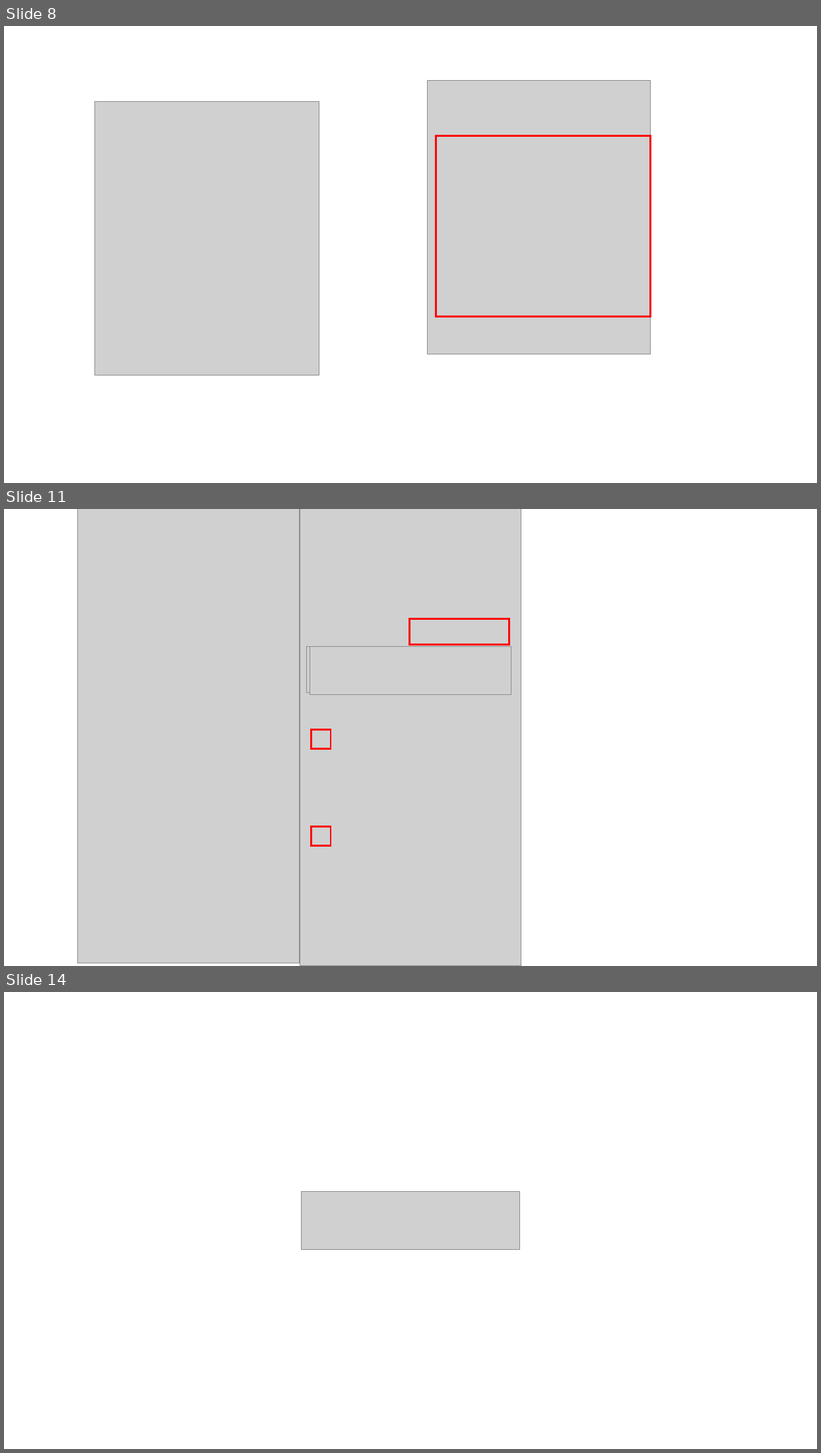
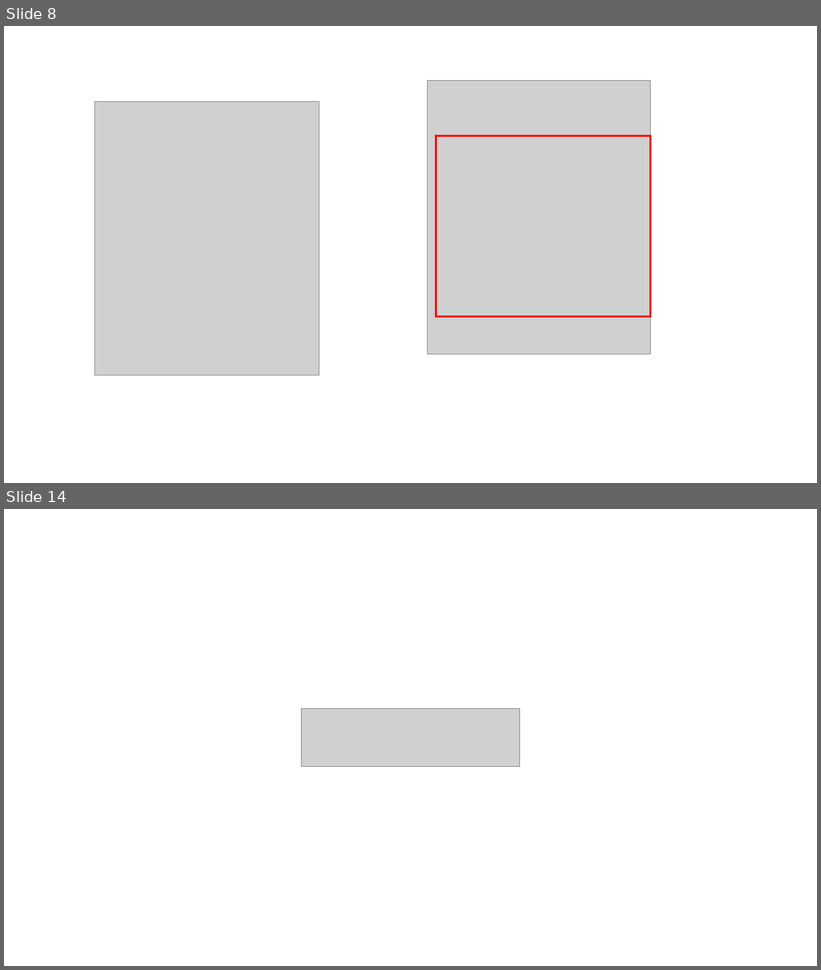
Before and after one commit to nishida2073/project_management, a slide deck: tool/smstokintone/docs/スクリーンショット.pptx. Shown one above the other, each under a label of ours: slides 8, 11 and 14 before the commit, slides 8 and 14 after it; the slides between them are not shown. The pictures are 821x1453 and 821x970 pixels, drawn with LibreOffice and Linux fonts; fonts in the diff are those of the drawing; grey boxes stand for pictures. Boxes give left, top, right and bottom in pixels: in the first picture for what was removed or moved away, otherwise in the second. Text is boxed around its words. In the diff, an @@ line names an element or a change of style, - is before the commit and + after.

```diff
--- a/tool/smstokintone/docs/スクリーンショット.pptx
+++ b/tool/smstokintone/docs/スクリーンショット.pptx
@@ slide 11 removed at [4,509,817,966], background #FFFFFF @@
@@ picture removed at [78,509,300,964] @@
@@ picture removed at [300,509,522,966] @@
@@ rectangle removed at [410,619,509,645] @@
@@ picture removed at [307,646,500,692] @@
@@ picture removed at [309,646,502,692] @@
@@ picture removed at [310,646,511,694] @@
@@ rectangle removed at [312,730,330,749] @@
@@ picture removed at [312,730,330,749] @@
@@ rectangle removed at [312,827,330,846] @@
@@ picture removed at [312,827,330,846] @@
```
Also in this commit, not shown: 11 slides added, 8 other slides removed, 11 other files.
